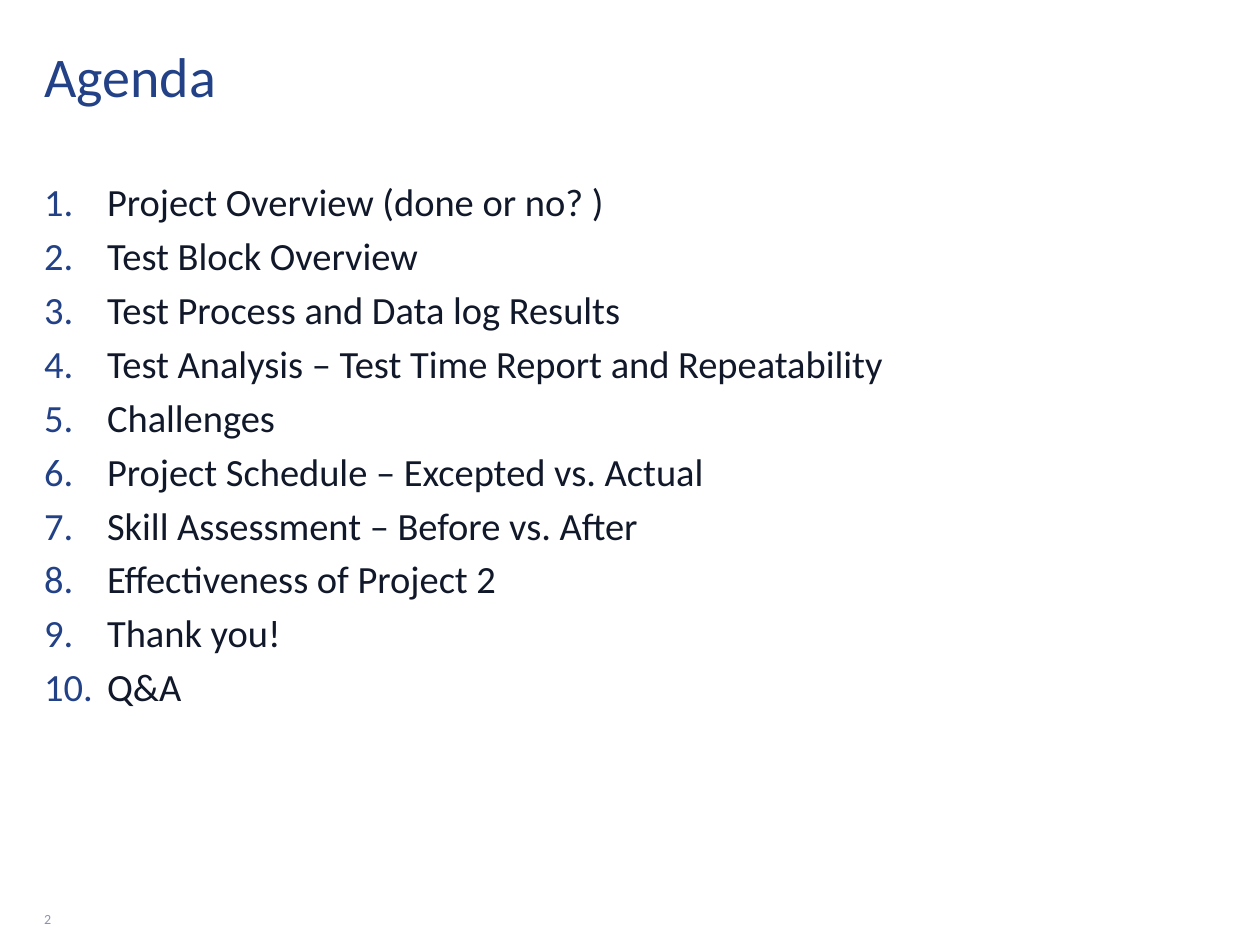
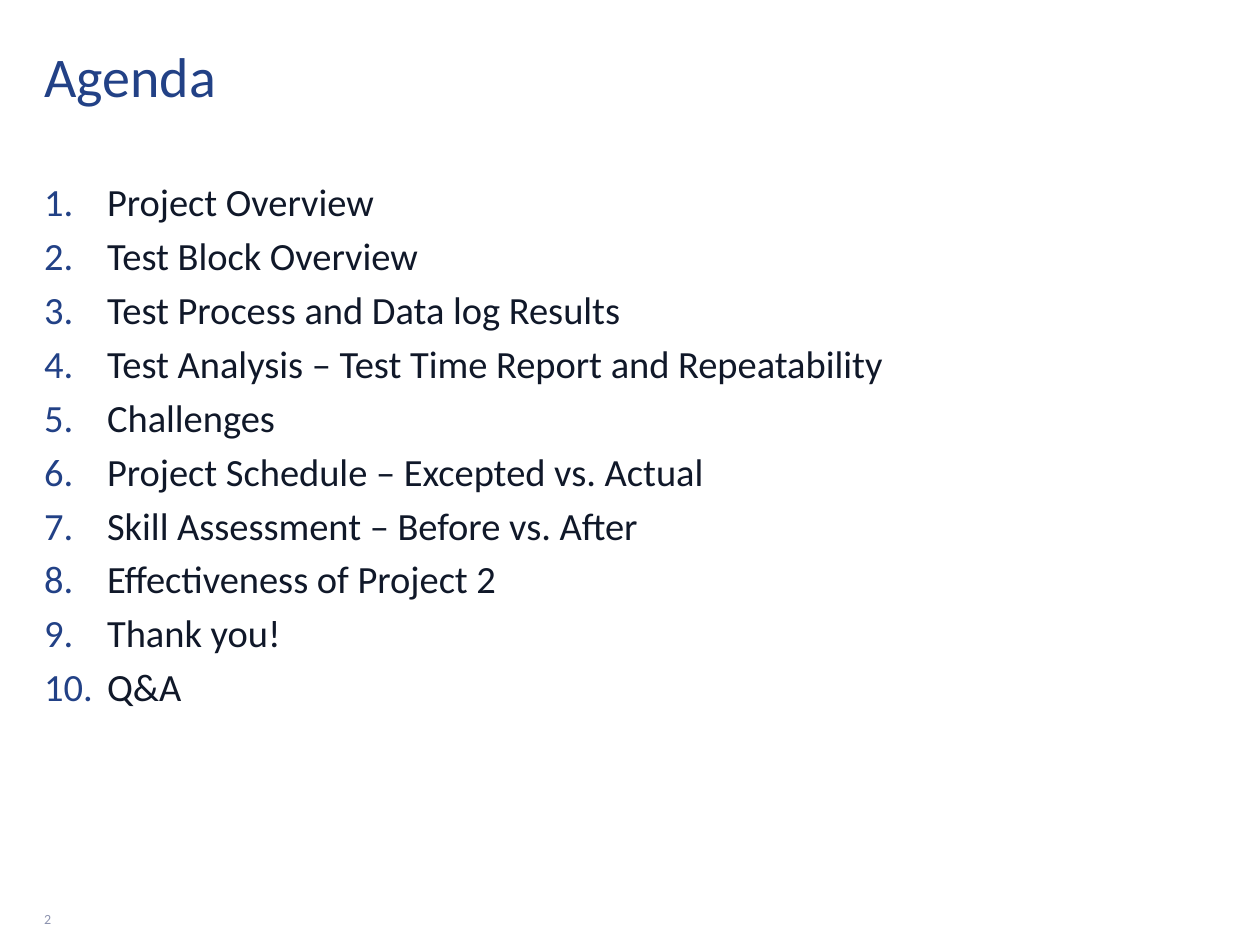
Before and after one commit to rahmanantara/Project-2, a slide deck: slide 2 of Rahman_project2_Presentation_v1.pptx. Drawn at 1260x945 pixels with LibreOffice and Linux fonts; fonts in the diff are those of the drawing; background and template pictures are left out. Boxes give left, top, right and bottom in pixels: in the first picture for what was removed or moved away, otherwise in the second. Text is boxed around its words. In the diff, an @@ line names an element or a change of style, - is before the commit and + after.

```diff
--- a/Rahman_project2_Presentation_v1.pptx
+++ b/Rahman_project2_Presentation_v1.pptx
@@ text at (107,189,374,223): text changed @@
-1. Project Overview (done or no? )
+1. Project Overview
```
Also in this commit, not shown: 11 other slides changed, 13 slides added, 17 slides removed, 8 other files.
